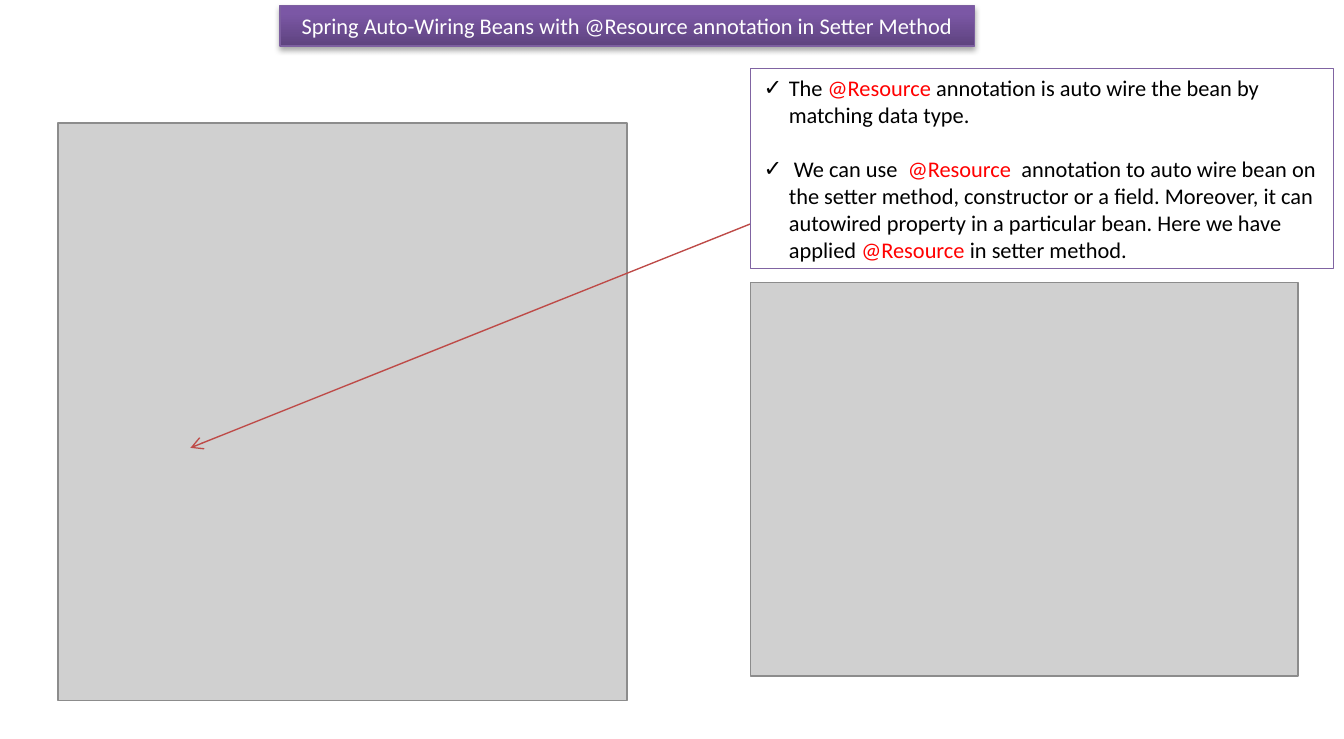
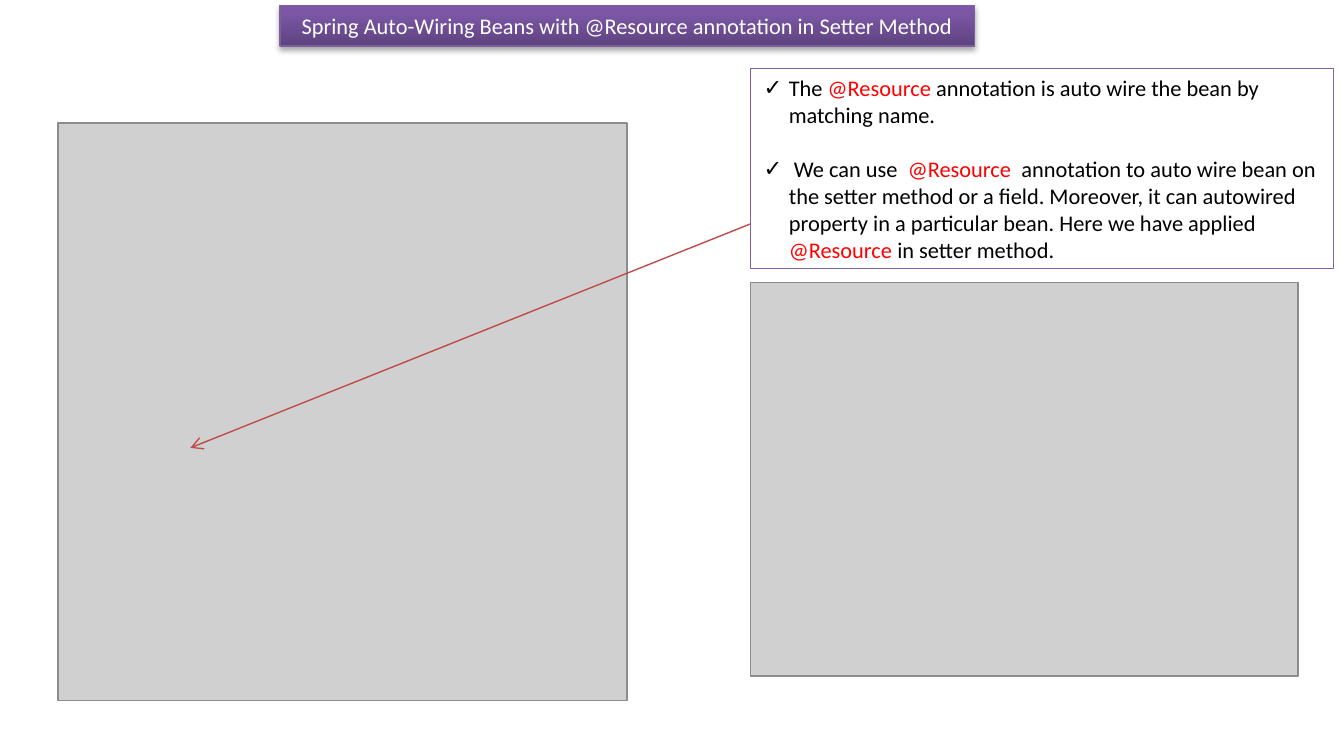
Before and after one commit to ramram43210/javaee, a slide deck: slide 1 of Later/Spring/6_Spring_Auto_Component_Scanning/13/Spring Auto-Wiring Beans with @Resource setter.pptx. Drawn at 1344x739 pixels with LibreOffice and Linux fonts; fonts in the diff are those of the drawing; grey boxes stand for pictures. Boxes give left, top, right and bottom in pixels: in the first picture for what was removed or moved away, otherwise in the second. Text is boxed around its words. In the diff, an @@ line names an element or a change of style, - is before the commit and + after.

```diff
--- a/Later/Spring/6_Spring_Auto_Component_Scanning/13/Spring Auto-Wiring Beans with @Resource setter.pptx
+++ b/Later/Spring/6_Spring_Auto_Component_Scanning/13/Spring Auto-Wiring Beans with @Resource setter.pptx
@@ text in rectangle at box(789, 80, 1316, 261): text changed @@
-✓ The @Resource annotation is auto wire the bean by matching data type.
-✓ We can use @Resource annotation to auto wire bean on the setter method, constructor or a field. Moreover, it can autowired property in a particular bean. Here we have applied @Resource in setter method.
+✓ The @Resource annotation is auto wire the bean by matching name.
+✓ We can use @Resource annotation to auto wire bean on the setter method or a field. Moreover, it can autowired property in a particular bean. Here we have applied @Resource in setter method.
```
Also in this commit, not shown: 22 other files.
